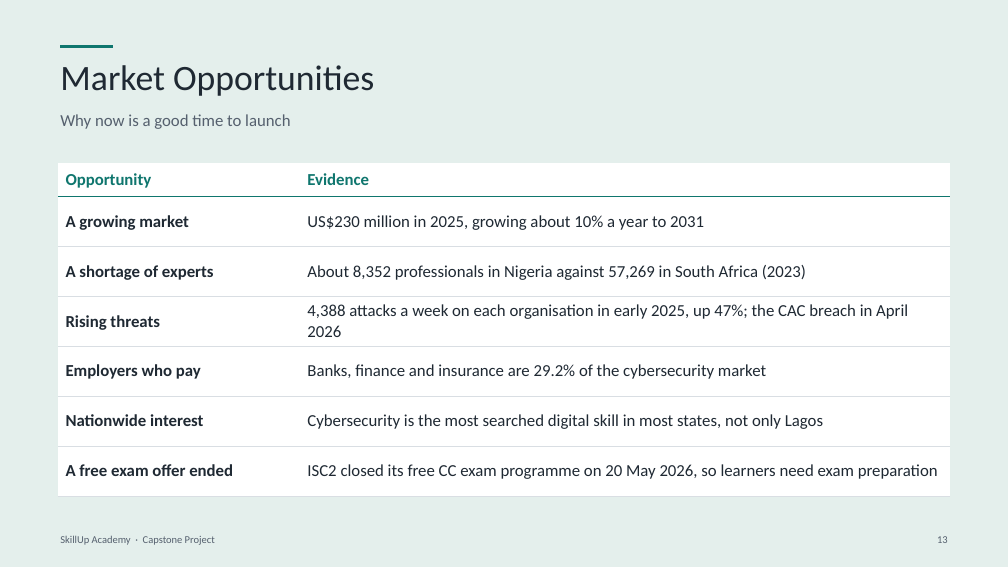
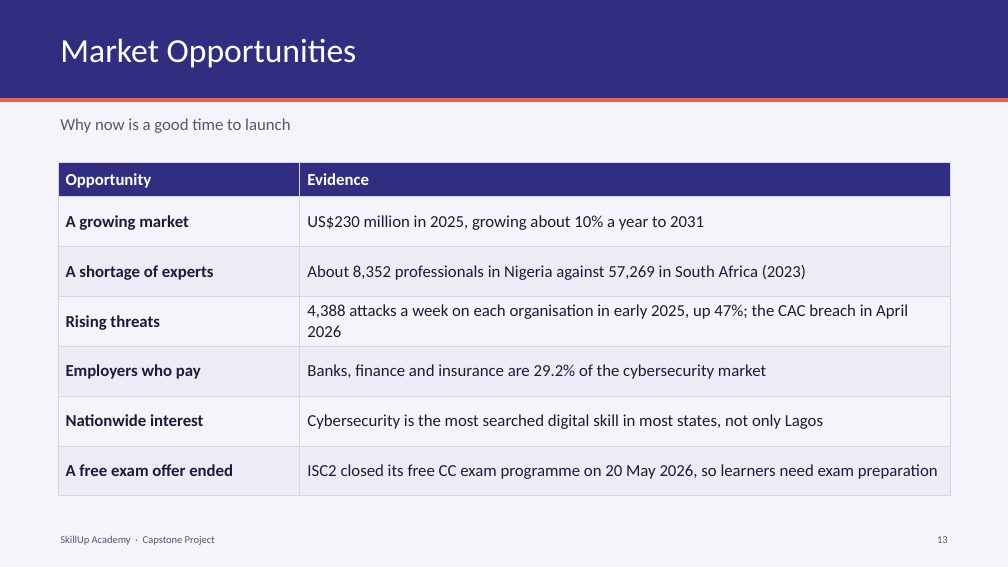
Before and after one commit to BadboyVee/BlackHoleeee, a slide deck: slide 13 of capstone/Capstone_Market_Research.pptx. Drawn at 1008x567 pixels with LibreOffice and Linux fonts; fonts in the diff are those of the drawing. Boxes give left, top, right and bottom in pixels: in the first picture for what was removed or moved away, otherwise in the second. Text is boxed around its words. In the diff, an @@ line names an element or a change of style, - is before the commit and + after.

```diff
--- a/capstone/Capstone_Market_Research.pptx
+++ b/capstone/Capstone_Market_Research.pptx
@@ background #E4EFEC to #F4F4FA @@
@@ rectangle added at <box>0,0,1008,98</box>, fill #312E81 @@
@@ title "Market Opportunities": place and size @@
-title "Market Opportunities" at <box>60,65,374,96</box>
+title "Market Opportunities" at <box>60,38,357,68</box>
@@ title "Market Opportunities" at <box>60,38,357,68</box>: size 34 to 32 pt, text colour #1F2933 to #FFFFFF @@
@@ line removed from (60, 47) to (113, 47) @@
@@ line added from (0, 100) to (1008, 100), #E8604C 4 pt @@
@@ text colour #55606E to #56566E in 3 elements at <box>60,535,215,545</box>, <box>937,536,948,543</box>, <box>60,118,290,133</box> @@
@@ table at <box>58,163,951,496</box> @@
@@ fill #FFFFFF to #312E81 in row 1 @@
@@ fill #FFFFFF to none in 6 cells @@
@@ fill #FFFFFF to #ECECF7 in 6 cells @@
@@ text colour #0F766E to #FFFFFF in "Opportunity", "Evidence" @@
@@ text colour #1F2933 to #1E1B3A @@
@@ borders changed @@
```
Also in this commit, not shown: 15 other slides changed, 4 other files.
